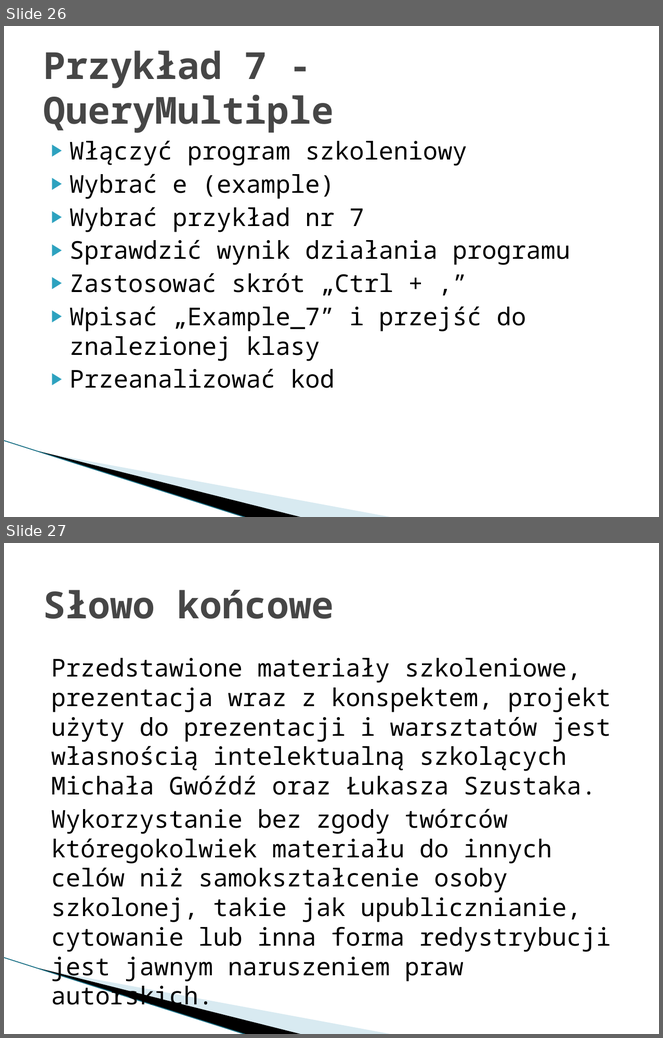
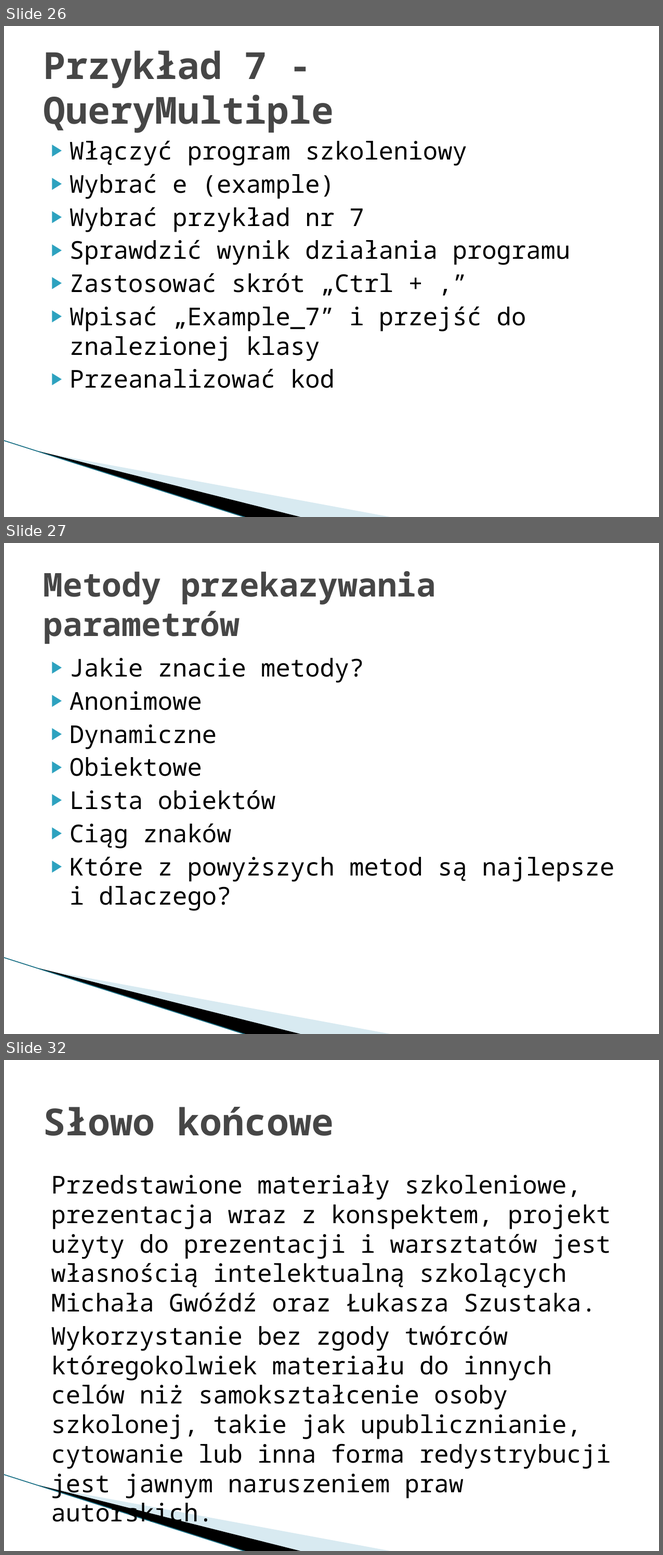
Before and after one commit to mietghar/Dapper_Workshop, a slide deck: Files/Szkolenie warsztatowe Dapper.pptx. Shown one above the other, each under a label of ours: slides 26 and 27 before the commit, slides 26, 27 and 32 after it; the slides between them are not shown. The pictures are 663x1038 and 663x1555 pixels, drawn with LibreOffice and Linux fonts; fonts in the diff are those of the drawing; background and template pictures are left out. Boxes give left, top, right and bottom in pixels: in the first picture for what was removed or moved away, otherwise in the second. Text is boxed around its words. In the diff, an @@ line names an element or a change of style, - is before the commit and + after.

```diff
--- a/Files/Szkolenie warsztatowe Dapper.pptx
+++ b/Files/Szkolenie warsztatowe Dapper.pptx
@@ slide 27 added at [4, 543, 659, 1034], background #FFFFFF; not listed: 3 template elements that a slide beside it also shows @@
@@ title added at [43, 571, 436, 644], 36 pt, text #464646, bold @@
+Metody przekazywania parametrów
@@ text added at [70, 658, 614, 911], 27 pt, text #000000 @@
+▶ Jakie znacie metody?
+▶ Anonimowe
+▶ Dynamiczne
+▶ Obiektowe
+▶ Lista obiektów
+▶ Ciąg znaków
+▶ Które z powyższych metod są najlepsze i dlaczego?
@@ what was slide 27 is now slide 32 @@
```
Also in this commit, not shown: 1 slide changed, 4 other slides added.
